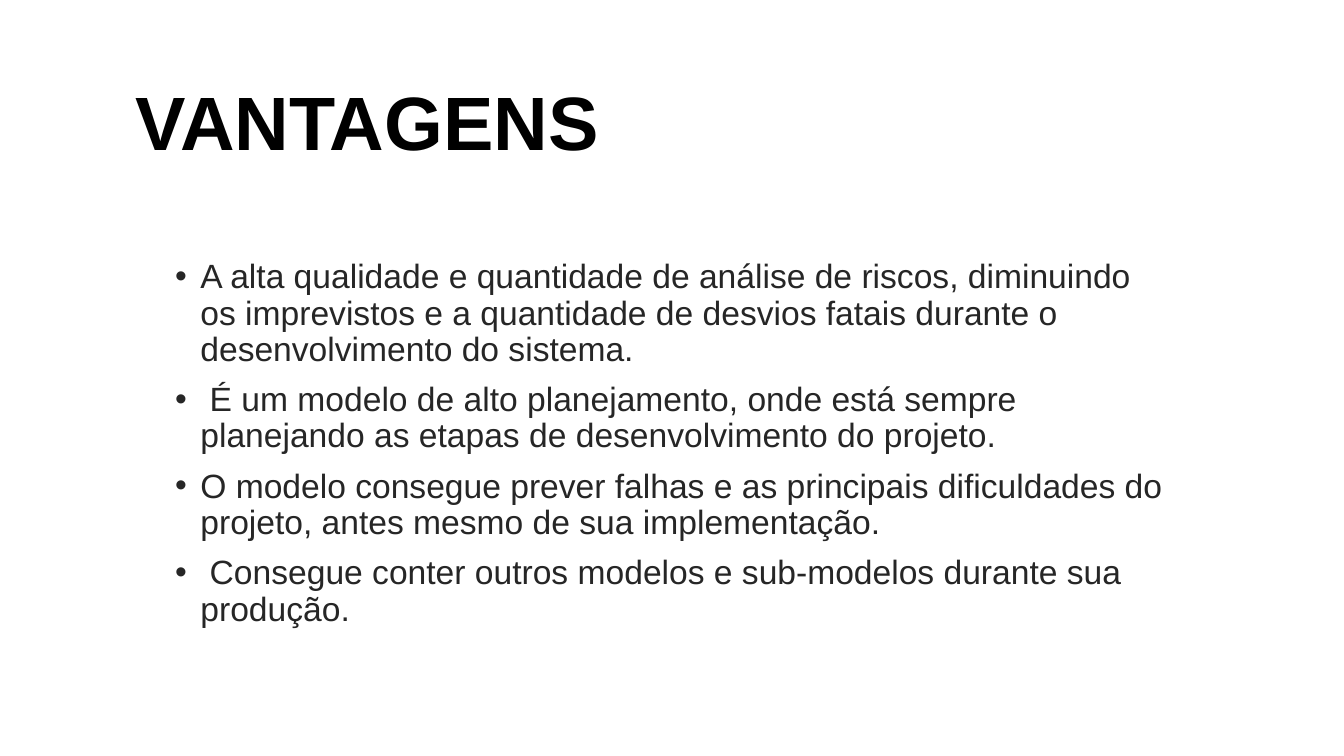
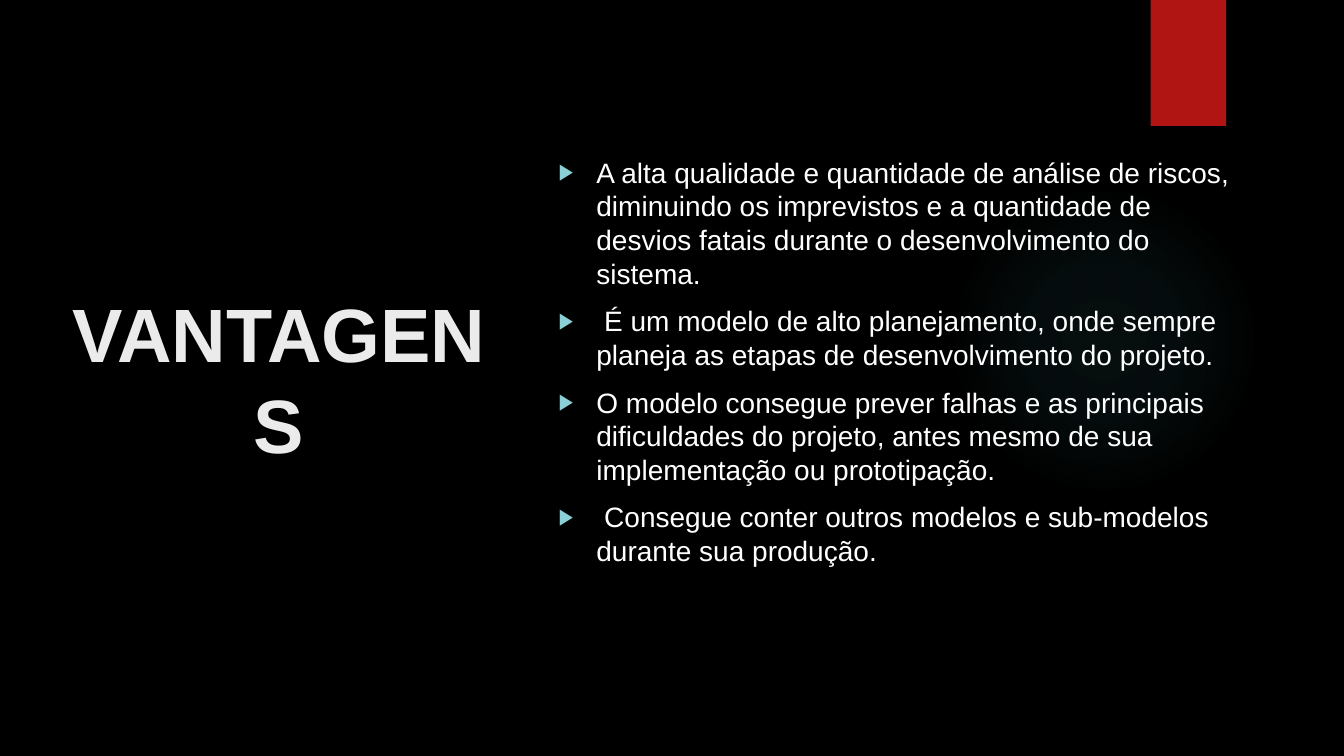
Before and after one commit to GabrielDSS0/ETEC-Coisas-Escolares, a slide deck: slide 8 of 1 etim ds 2022/Analise e Projeto de Sistemas/Trabalho sobre modelo Espiral/Modelo Espiral.pptx. Drawn at 1344x756 pixels with LibreOffice and Linux fonts; fonts in the diff are those of the drawing; background and template pictures are left out. Boxes give left, top, right and bottom in pixels: in the first picture for what was removed or moved away, otherwise in the second. Text is boxed around its words. In the diff, an @@ line names an element or a change of style, - is before the commit and + after.

```diff
--- a/1 etim ds 2022/Analise e Projeto de Sistemas/Trabalho sobre modelo Espiral/Modelo Espiral.pptx
+++ b/1 etim ds 2022/Analise e Projeto de Sistemas/Trabalho sobre modelo Espiral/Modelo Espiral.pptx
@@ background #FFFFFF to picture (left out) @@
@@ rectangle added at box(1150, 0, 1226, 126), fill #B01513 @@
@@ title "VANTAGENS": place and size @@
-title "VANTAGENS" at box(135, 97, 598, 151)
+title "VANTAGENS" at box(38, 89, 520, 667)
@@ title "VANTAGENS" at box(38, 89, 520, 667): text colour #000000 to #EBEBEB; alignment left to centre; line spacing 0.9 to 1 @@
@@ text "A alta qualidade e quantidade ...": place and size @@
-text "A alta qualidade e quantidade ..." at box(200, 263, 1162, 628)
+text "A alta qualidade e quantidade ..." at box(596, 162, 1229, 566)
@@ text at box(596, 162, 1229, 566): size 24 to 20 pt, text colour #262626 to #FFFFFF in "A alta qualidade e quantidade de análise ...", "Consegue conter outros modelos e sub-modelos durante ..."; bullet • to ▶; line spacing 0.9 to 1 @@
@@ ellipse added at box(949, 185, 1259, 495), fill gradient #50B9C1 @@
@@ text at box(596, 309, 1216, 485): text changed; size 24 to 20 pt; text colour #262626 to #FFFFFF @@
-• É um modelo de alto planejamento, onde está sempre planejando as etapas de desenvolvimento do projeto.
-• O modelo consegue prever falhas e as principais dificuldades do projeto, antes mesmo de sua implementação.
+▶ É um modelo de alto planejamento, onde sempre planeja as etapas de desenvolvimento do projeto.
+▶ O modelo consegue prever falhas e as principais dificuldades do projeto, antes mesmo de sua implementação ou prototipação.
```
Also in this commit, not shown: 11 other slides changed, 1 slide added, 1 slide removed.
